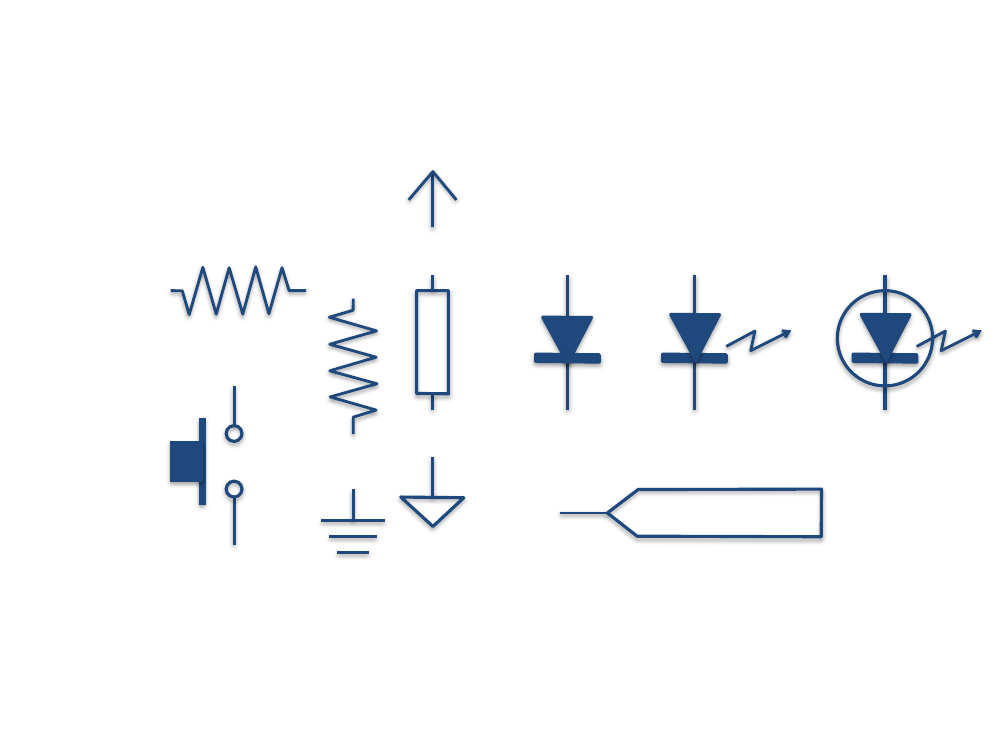
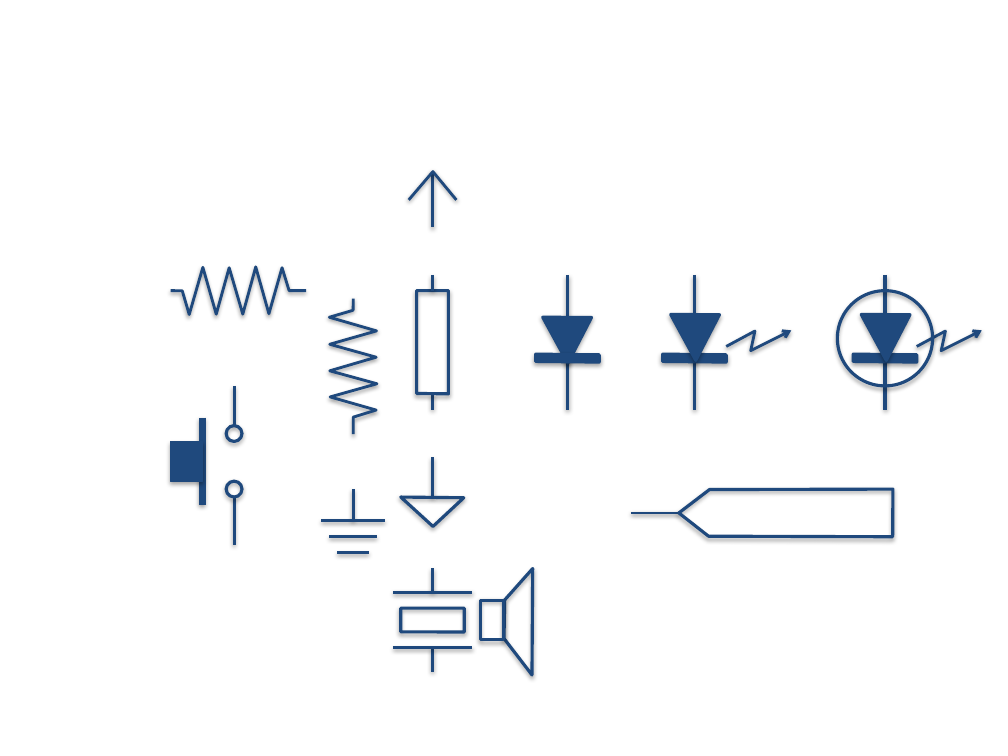
Before and after one commit to MatsK/Courses, a slide deck: slide 19 of CS2/Arduino入門：Arduino IDE 言語篇.pptx (slide 12 before the commit). Drawn at 1008x756 pixels with LibreOffice and Linux fonts; fonts in the diff are those of the drawing; background and template pictures are left out. Boxes give left, top, right and bottom in pixels: in the first picture for what was removed or moved away, otherwise in the second. Text is boxed around its words. In the diff, an @@ line names an element or a change of style, - is before the commit and + after.

```diff
--- a/CS2/Arduino入門：Arduino IDE 言語篇.pptx
+++ b/CS2/Arduino入門：Arduino IDE 言語篇.pptx
@@ freeform shape: place and size @@
-freeform shape at (607, 489, 821, 537)
+freeform shape at (679, 489, 893, 537)
@@ line moved from (559, 513) - (607, 513) to (631, 513) - (678, 513) @@
@@ group added at (393, 569, 532, 675): 4 lines, 2 freeform shapes, 1 rectangle @@
```
Also in this commit, not shown: 5 other slides changed, 7 slides added, 2 other files.
